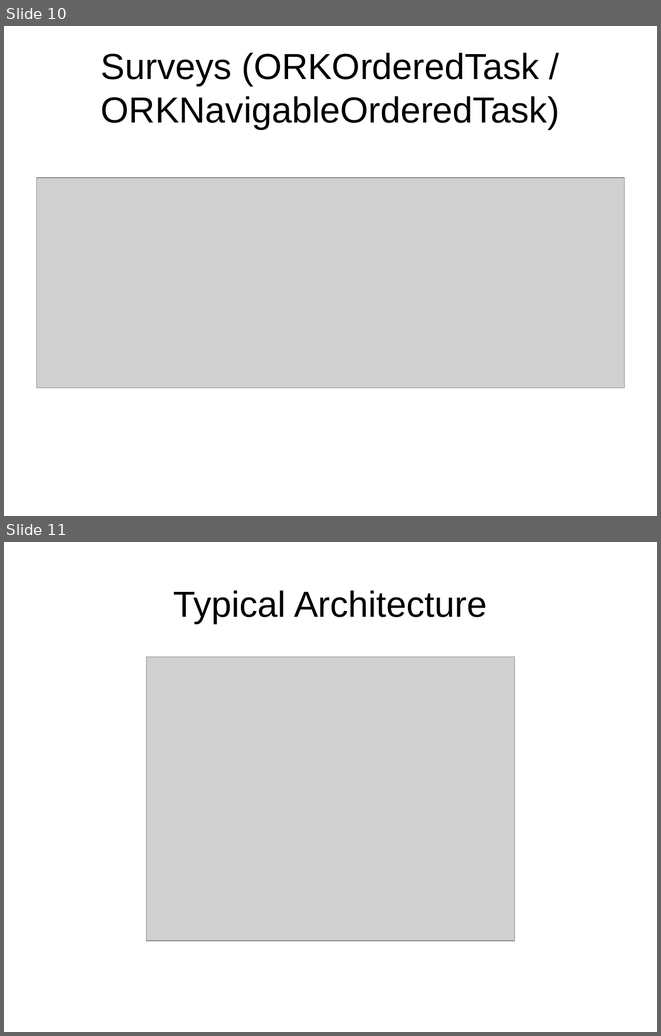
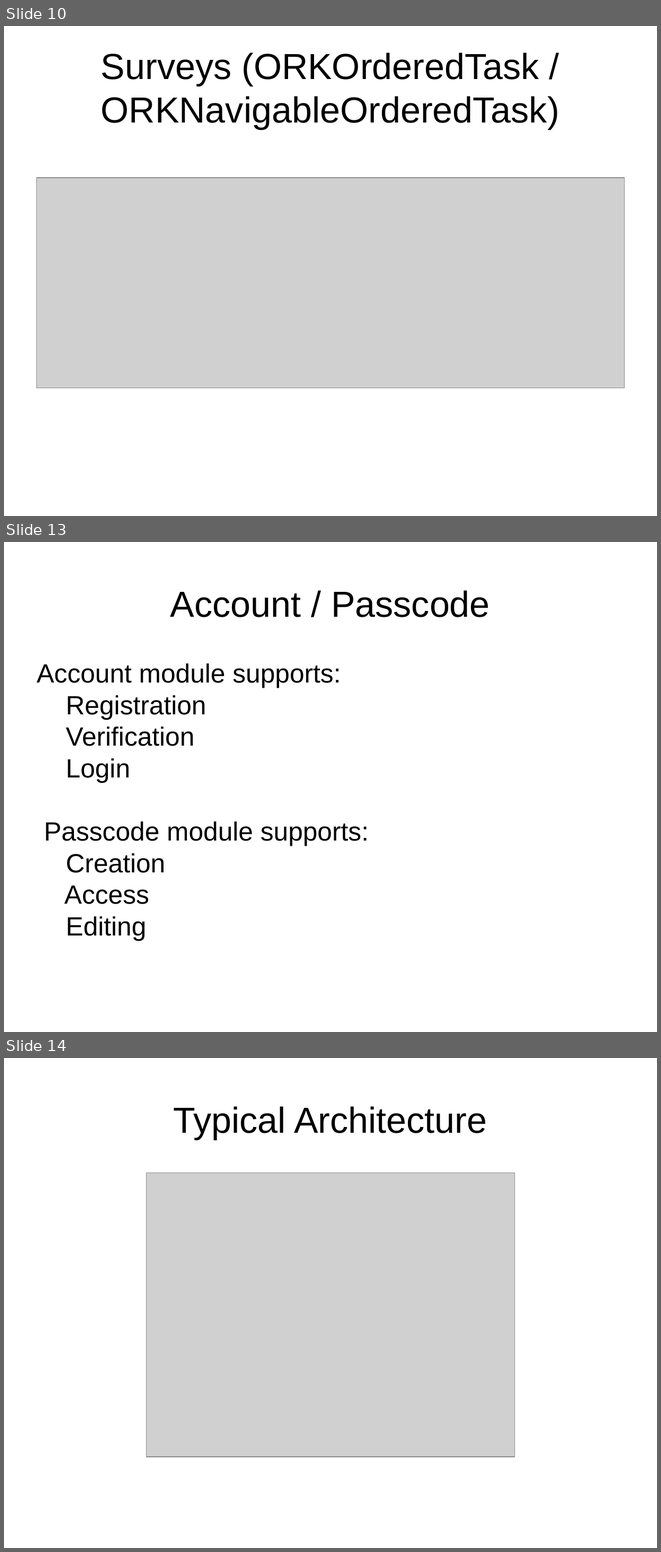
Before and after one commit to rrusk/DesignFest, a slide deck: ResearchKitSlides.odp. Shown one above the other, each under a label of ours: slides 10 and 11 before the commit, slides 10, 13 and 14 after it; the slides between them are not shown. The pictures are 661x1036 and 661x1552 pixels, drawn with LibreOffice and Linux fonts; fonts in the diff are those of the drawing; grey boxes stand for pictures. Boxes give left, top, right and bottom in pixels: in the first picture for what was removed or moved away, otherwise in the second. Text is boxed around its words. In the diff, an @@ line names an element or a change of style, - is before the commit and + after.

Commit message:
Added charts, accounts, passcode modules

```diff
--- a/ResearchKitSlides.odp
+++ b/ResearchKitSlides.odp
@@ slide 13 added at box(4, 542, 657, 1032), background #FFFFFF @@
@@ title added at box(170, 590, 490, 617), 44 pt, text #000000 @@
+Account / Passcode
@@ subtitle added at box(37, 663, 369, 941), 32 pt, text #000000 @@
+Account module supports:
+Registration
+Verification
+Login
+Passcode module supports:
+Creation
+Access
+Editing
@@ what was slide 11 is now slide 14 @@
```
Also in this commit, not shown: 1 slide changed, 2 other slides added.
